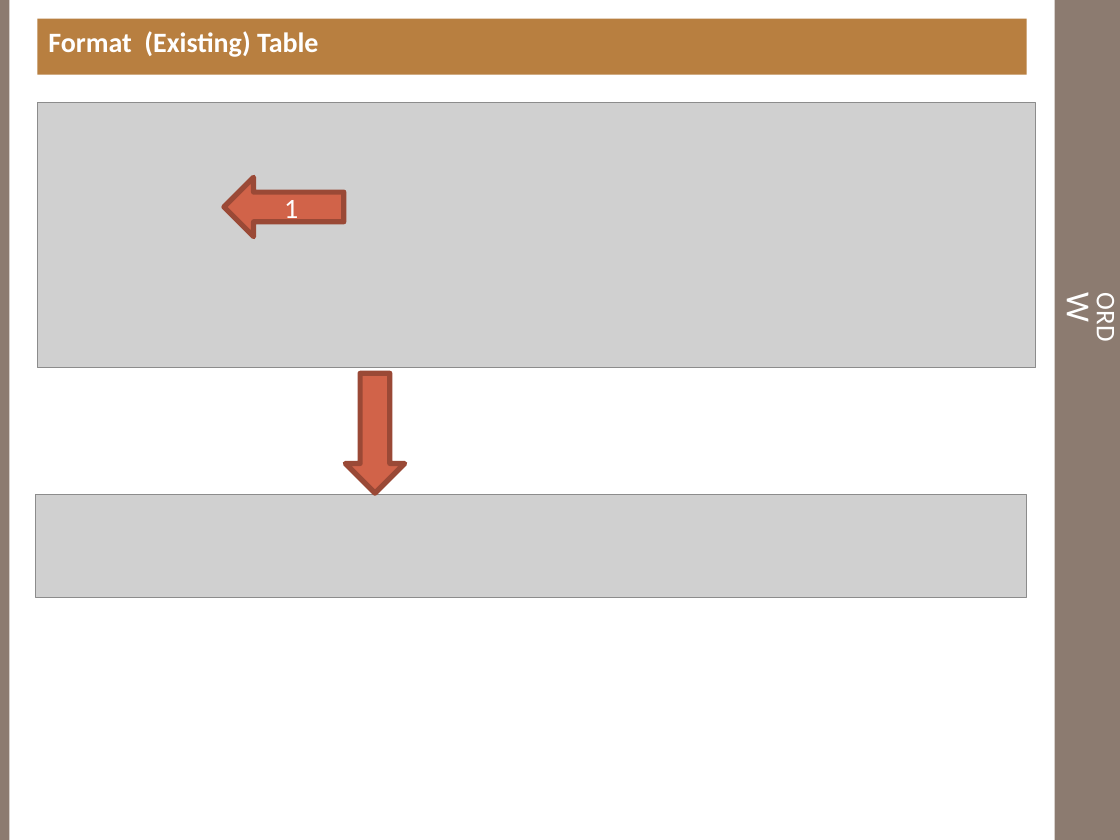
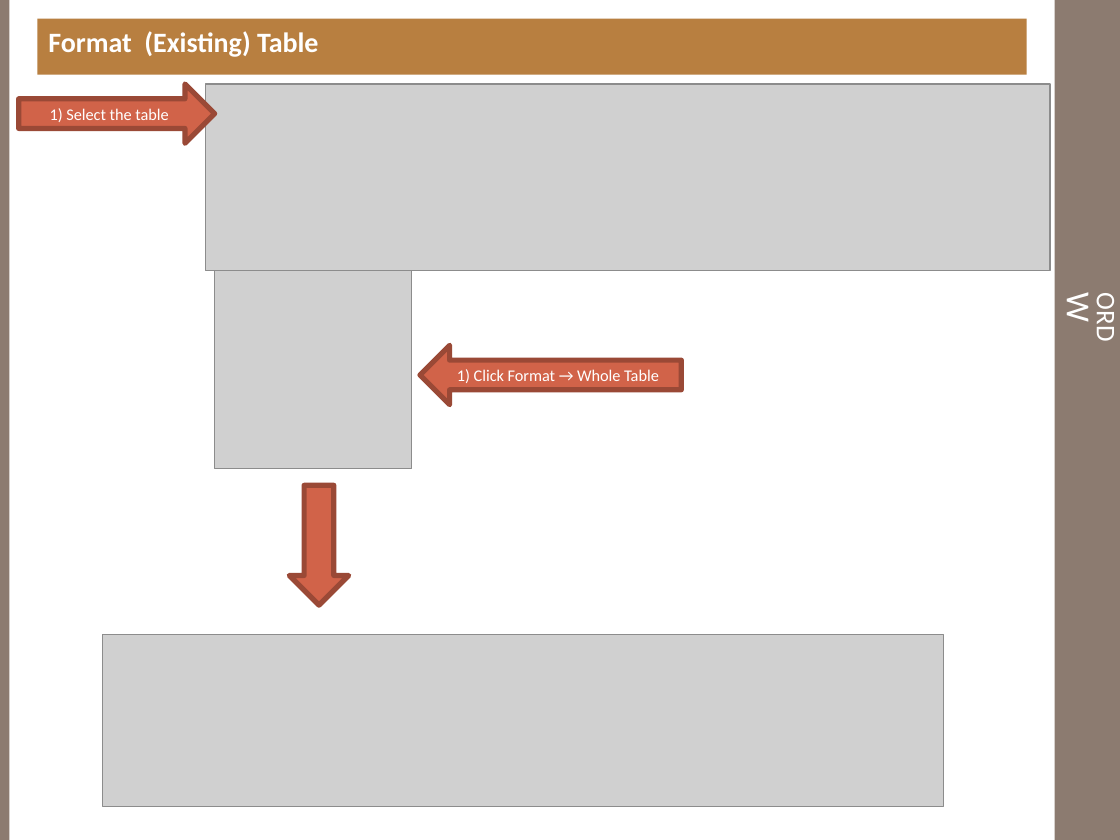
Before and after one commit to essamsalah/Invent_iR, a slide deck: slide 8 of Branches/2.0/doc/iResearch User Guide.pptx. Drawn at 1120x840 pixels with LibreOffice and Linux fonts; fonts in the diff are those of the drawing; grey boxes stand for pictures. Boxes give left, top, right and bottom in pixels: in the first picture for what was removed or moved away, otherwise in the second. Text is boxed around its words. In the diff, an @@ line names an element or a change of style, - is before the commit and + after.

```diff
--- a/Branches/2.0/doc/iResearch User Guide.pptx
+++ b/Branches/2.0/doc/iResearch User Guide.pptx
@@ right arrow "1) Select the table": place and size @@
-right arrow "1) Select the table" at (224, 177, 344, 236)
+right arrow "1) Select the table" at (19, 84, 215, 143)
@@ right arrow "1) Select the table" at (19, 84, 215, 143): mirrored @@
@@ picture added at (205, 84, 1049, 271) @@
@@ picture removed at (37, 103, 1036, 368) @@
@@ text in right arrow at (50, 108, 168, 122): text changed; size 18 to 10.5 pt @@
-1
+1) Select the table
@@ picture added at (215, 271, 412, 469) @@
@@ right arrow added at (420, 345, 681, 404), fill #D16349, outline #9B4936 3.35 pt, 10.5 pt, text #FFFFFF @@
+1) Click Format → Whole Table
@@ picture removed at (36, 495, 1027, 598) @@
@@ down arrow: place and size @@
-down arrow at (345, 373, 404, 493)
+down arrow at (289, 485, 348, 605)
@@ picture added at (103, 635, 944, 806) @@
```
Also in this commit, not shown: 3 other slides changed.
